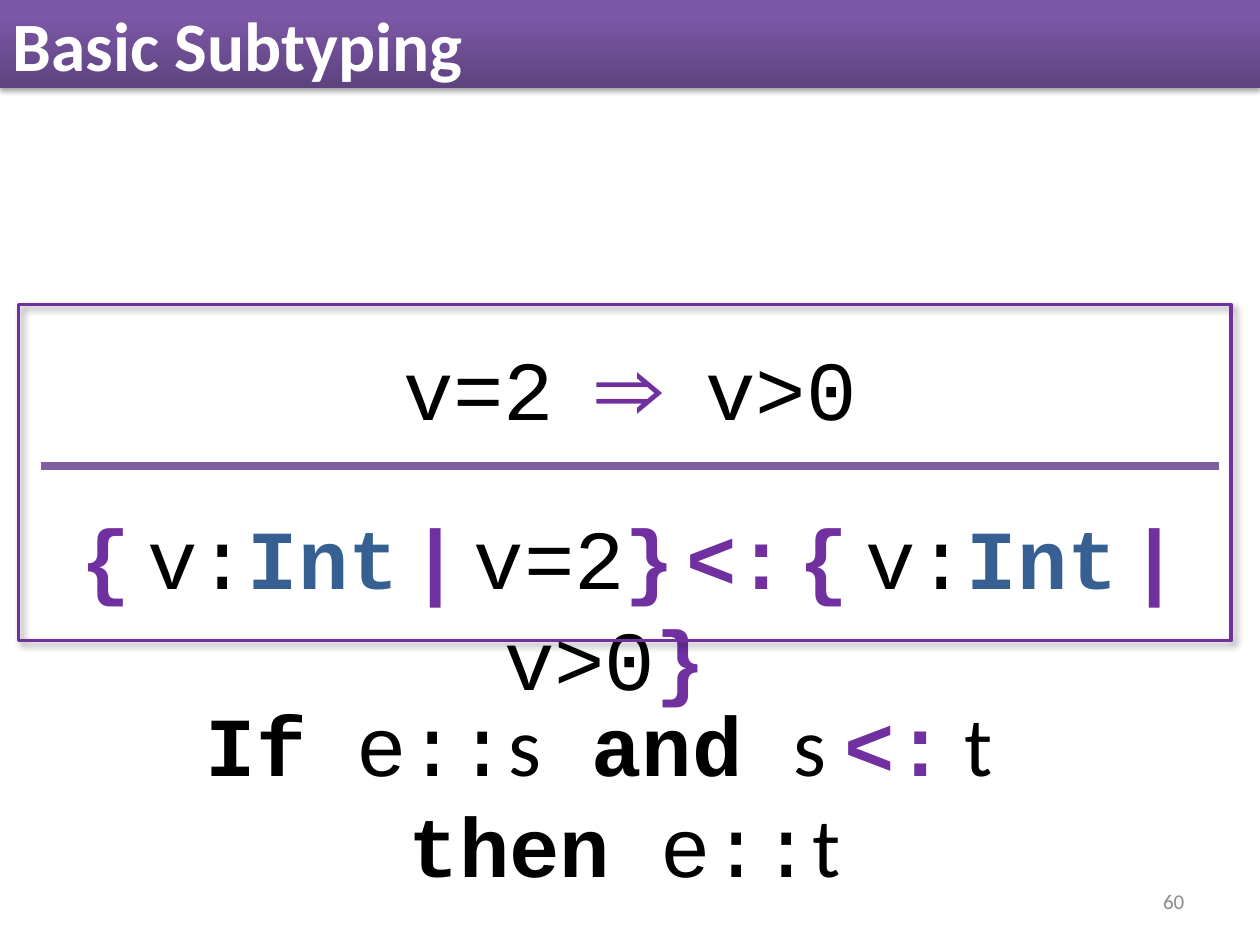
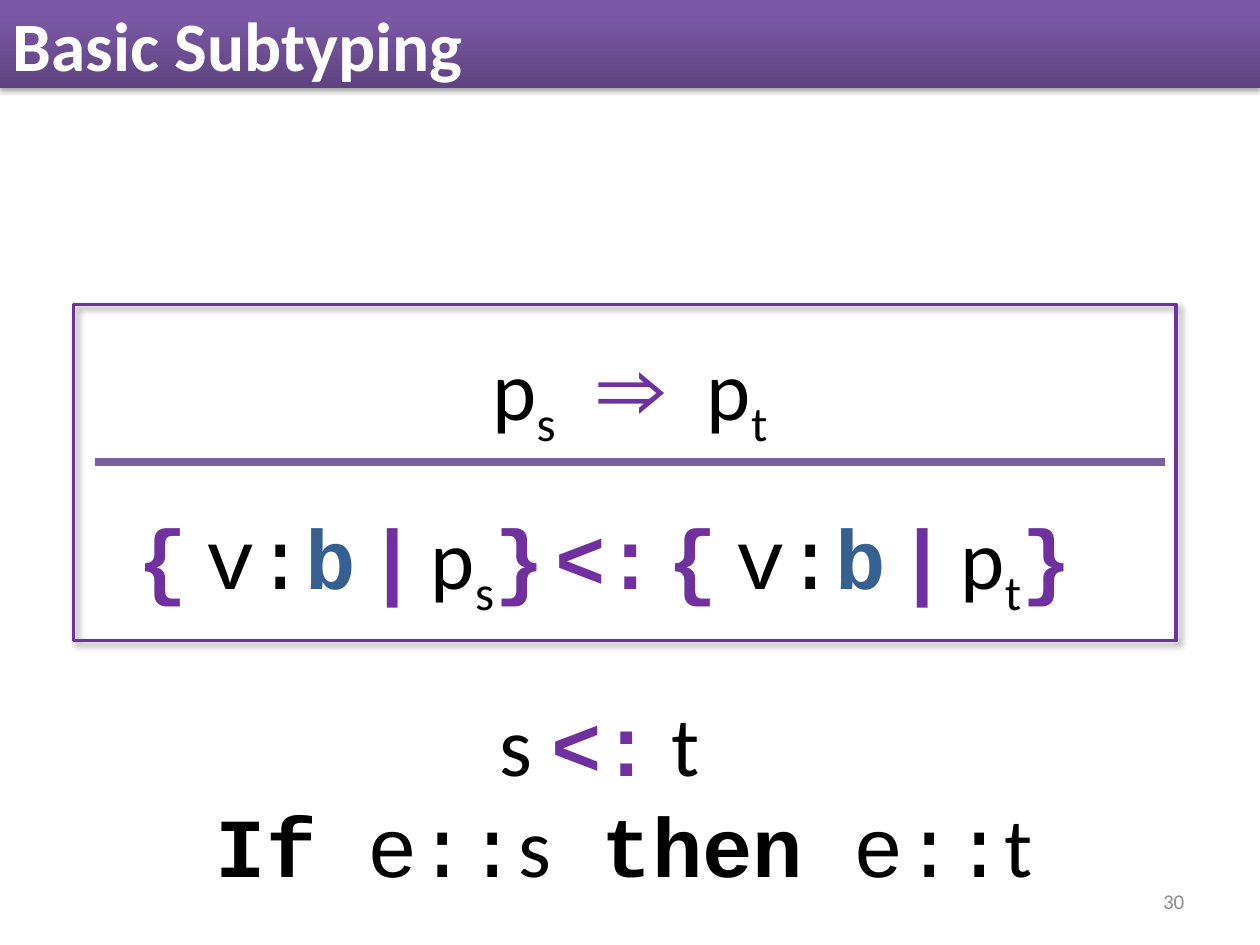
Before and after one commit to nikivazou/research_exam, a slide deck: slide 30 of slides/Research_Exam.pptx (slide 60 before the commit). Drawn at 1260x945 pixels with LibreOffice and Linux fonts; fonts in the diff are those of the drawing. Boxes give left, top, right and bottom in pixels: in the first picture for what was removed or moved away, otherwise in the second. Text is boxed around its words. In the diff, an @@ line names an element or a change of style, - is before the commit and + after.

```diff
--- a/slides/Research_Exam.pptx
+++ b/slides/Research_Exam.pptx
@@ rectangle resized from (x1=19, y1=305, x2=1231, y2=641) to (x1=73, y1=305, x2=1176, y2=641) @@
@@ text at (x1=403, y1=364, x2=857, y2=421): text changed; font Courier New to Calibri @@
-v=2 ⇒ v>0
+ps ⇒ pt
@@ line moved from (42, 466) - (1218, 466) to (94, 462) - (1166, 462) @@
@@ text at (x1=205, y1=529, x2=886, y2=590): text changed; text colour #000000 to #7030A0 @@
-{ v:Int | v=2} <: { v:Int | v>0}
+{ v:b | ps} <: { v:b | pt}
@@ text at (x1=216, y1=723, x2=1033, y2=878): text changed; bold off @@
-If e::s and s <: t
-then e::t
+s <: t
+If e::s then e::t
@@ page number at (x1=1163, y1=895, x2=1184, y2=909): text changed @@
-60
+30
```
Also in this commit, not shown: 55 other slides changed, 8 slides added, 34 slides removed, 1 other file.
